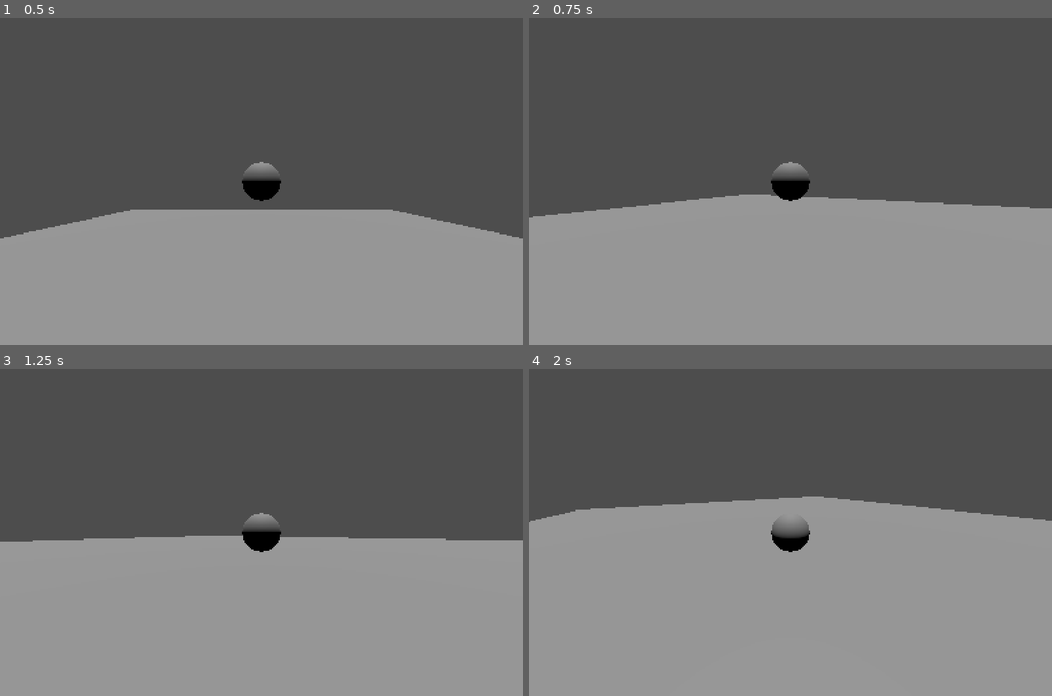
Above: before the commit, frames 1-4 (two rows, left to right).
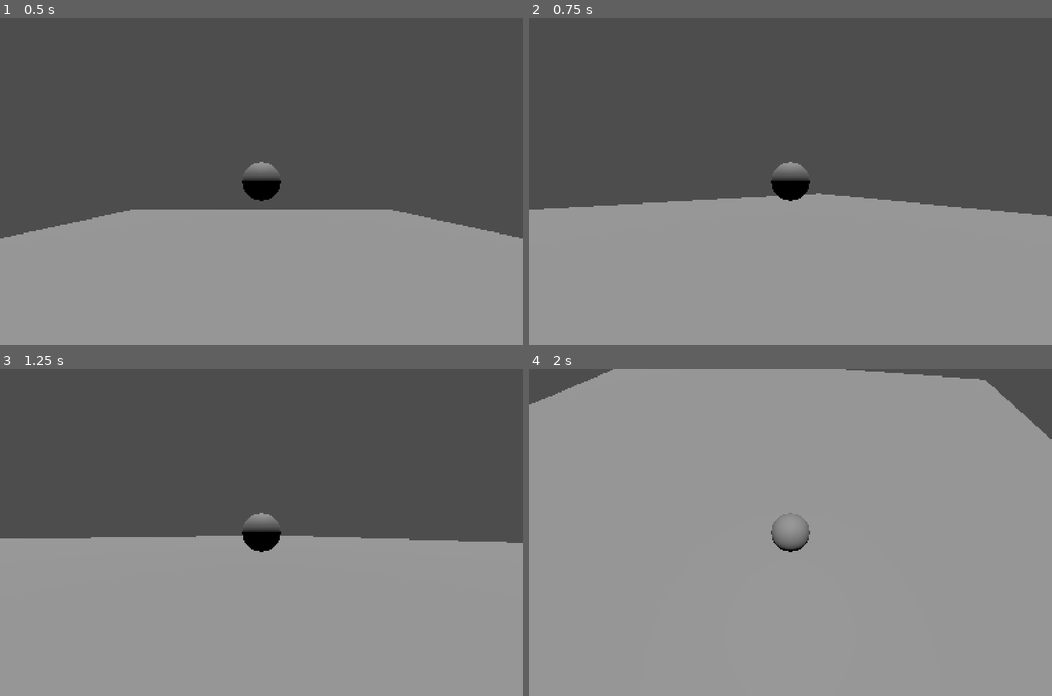
Above: after the commit, the same moments.

Repository: Jujulien45/Waffle_studio
Game: Godot game, scene res://dev.tscn
Two runs of this game, one before a commit and one after it. Both use one fixed random seed, a clock stepped at 60 frames per second and the inputs below.
Inputs (mouse positions are in pixels of both pictures, inside the frame that each line leads up to):
- Up to frame 1 (0.5 s): no input
- Up to frame 2 (0.75 s): tap Enter (ui_accept) at 0.5 s; move the mouse to (905, 165) at 0.52 s; hold Right (ui_right) from 0.53 s (still down)
- Up to frame 3 (1.25 s): keep holding Right (ui_right); tap Enter (ui_accept) at 0.77 s
- Up to frame 4 (2 s): tap Enter (ui_accept) at 1.25, 1.52 s; move the mouse to (685, 548) at 1.27 s; release Right (ui_right) at 1.28 s; hold Down (ui_down) from 1.28 s (still down)

Frame 1 is identical in both runs. In frame 2, 0.9% of the frame differs, in the area x 0-100%, y 53-61%; in frame 3, 0.3%; in frame 4, 40%, in the area x 0-100%, y 0-56%.

Commit message:
working camera

Diff:
--- a/character_body_3d.gd
+++ b/character_body_3d.gd
@@ -7,12 +7,19 @@
 var rotx = 0.0
 var roty = 0.0
 
-@export var sensitivity = 0.003
+@export var sensitivity = 0.01
+
+var camera
+
+func _ready() -> void:
+	camera = $Camera3D
+	#Input.mouse_mode = Input.MOUSE_MODE_CAPTURED
 
 func _physics_process(delta: float) -> void:
 
 	$Camera3D.rotation = Vector3(roty,rotx,0.0)
 	$Camera3D.position = Vector3(0,0,4).rotated(Vector3(1,0,0),roty).rotated(Vector3(0,1,0),rotx)
+
 	# Add the gravity.
 	if not is_on_floor():
 		velocity += get_gravity() * delta
@@ -24,7 +31,7 @@
 	# Get the input direction and handle the movement/deceleration.
 	# As good practice, you should replace UI actions with custom gameplay actions.
 	var input_dir := Input.get_vector("ui_left", "ui_right", "ui_up", "ui_down")
-	var direction := (transform.basis * Vector3(input_dir.x, 0, input_dir.y)).normalized()
+	var direction : Vector3 = (camera.transform.basis * Vector3(input_dir.x, 0, input_dir.y)).normalized() #Vector3(input_dir.x * cam_transform_x , 0,  input_dir.y * cam_transform_z).normalized()
 	if direction:
 		velocity.x = direction.x * SPEED
 		velocity.z = direction.z * SPEED
